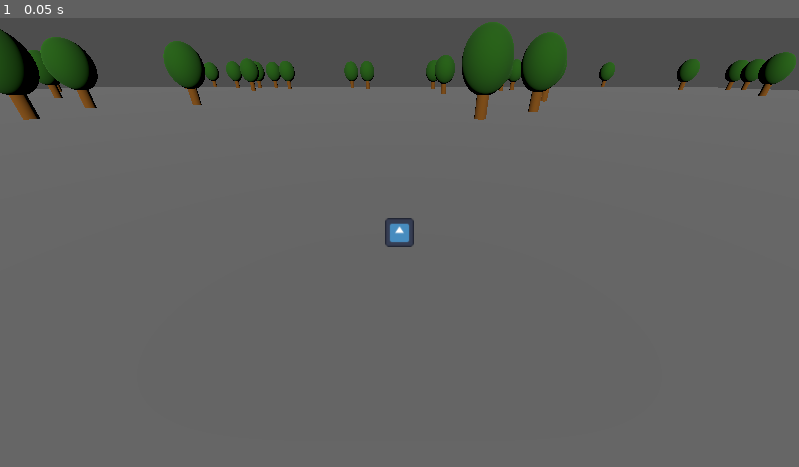
Above: before the commit, frame 1.
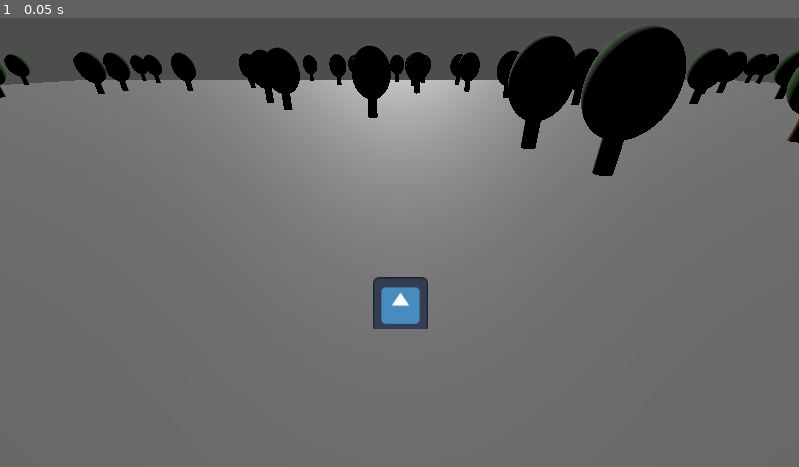
Above: after the commit, the same moment.

Repository: FablabMurat/GameJamMurat0324
Game: Godot game, scene res://terrain.tscn
Same seed, same stepped clock (60 frames per second), same inputs: the game is played once before the commit and once after it. The engine's default icon, where the game draws it, is replaced by a stand-in: a white triangle on a blue panel in a dark square.
Inputs:
- Up to frame 1 (0.05 s): no input

The runs differ from the first frame. In frame 1, 22% of the frame differs, in the area x 0-100%, y 0-70%.

Commit message:
Ajout mouvement joueur et caméra

Diff:
--- a/player.tscn
+++ b/player.tscn
@@ -1,6 +1,34 @@
-[gd_scene load_steps=3 format=3 uid="uid://nabnyuuxgolm"]
+[gd_scene load_steps=4 format=3 uid="uid://nabnyuuxgolm"]
 
 [ext_resource type="Texture2D" uid="uid://b4f73qxpfu7ab" path="res://icon.svg" id="1_bsue3"]
+
+[sub_resource type="GDScript" id="GDScript_wemyt"]
+script/source = "extends Node3D
+
+const PLAYER_SPEED = 10
+var camrot = 0.0
+
+
+func _ready():
+	$PlayerCenter/Camera3D.set_current(true)
+
+func _physics_process(delta):
+	if Input.is_action_pressed(\"move_right\"):
+		$PlayerCenter.position += delta * Vector3.RIGHT * PLAYER_SPEED
+	if Input.is_action_pressed(\"move_left\"):
+		$PlayerCenter.position += delta * Vector3.LEFT * PLAYER_SPEED
+	if Input.is_action_pressed(\"move_forward\"):
+		$PlayerCenter.position += delta * -Vector3.FORWARD * PLAYER_SPEED
+	if Input.is_action_pressed(\"move_backwards\"):
+		$PlayerCenter.position += delta * -Vector3.BACK * PLAYER_SPEED
+
+func _unhandled_input(event):
+	if event is InputEventMouseMotion:
+		if event.button_mask & (MOUSE_BUTTON_MASK_MIDDLE + MOUSE_BUTTON_MASK_RIGHT):
+			camrot += event.relative.x * 0.005
+			$PlayerCenter.set_rotation(Vector3(0, camrot, 0))
+			print(\"Camera3D Rotation: \", camrot)
+"
 
 [sub_resource type="SpriteFrames" id="SpriteFrames_hlw7m"]
 animations = [{
@@ -13,13 +41,16 @@
 "speed": 5.0
 }]
 
-[node name="Node3D" type="Node3D"]
+[node name="Player" type="Node3D"]
+script = SubResource("GDScript_wemyt")
 
-[node name="PlayerSprite3D" type="AnimatedSprite3D" parent="."]
-transform = Transform3D(0.4608, 0, 0, 0, 0.4608, 0, 0, 0, 0.4608, 0, 0, 0)
+[node name="PlayerCenter" type="Marker3D" parent="."]
+transform = Transform3D(1, 0, 0, 0, 1, 0, 0, 0, 1, 0, 0.1, 0)
+
+[node name="PlayerSprite3D" type="AnimatedSprite3D" parent="PlayerCenter"]
 billboard = 1
 sprite_frames = SubResource("SpriteFrames_hlw7m")
 
-[node name="Camera3D" type="Camera3D" parent="."]
-transform = Transform3D(-1, 0, 0, 0, 1, 0, 0, 0, 1, 0, 0.46612, 2.30446)
+[node name="Camera3D" type="Camera3D" parent="PlayerCenter"]
+transform = Transform3D(0.999994, -0.000843654, 0.00329714, -0.000880937, 0.871608, 0.490203, 0.00328738, 0.490203, -0.871602, 0, 4.9165, -5.8173)
 fov = 69.3405
--- a/project.godot
+++ b/project.godot
@@ -14,3 +14,30 @@
 run/main_scene="res://terrain.tscn"
 config/features=PackedStringArray("4.1", "Forward Plus")
 config/icon="res://icon.svg"
+
+[input]
+
+move_right={
+"deadzone": 0.5,
+"events": [Object(InputEventKey,"resource_local_to_scene":false,"resource_name":"","device":0,"window_id":0,"alt_pressed":false,"shift_pressed":false,"ctrl_pressed":false,"meta_pressed":false,"pressed":false,"keycode":0,"physical_keycode":68,"key_label":0,"unicode":0,"echo":false,"script":null)
+, Object(InputEventKey,"resource_local_to_scene":false,"resource_name":"","device":-1,"window_id":0,"alt_pressed":false,"shift_pressed":false,"ctrl_pressed":false,"meta_pressed":false,"pressed":false,"keycode":4194321,"physical_keycode":0,"key_label":0,"unicode":0,"echo":false,"script":null)
+]
+}
+move_left={
+"deadzone": 0.5,
+"events": [Object(InputEventKey,"resource_local_to_scene":false,"resource_name":"","device":0,"window_id":0,"alt_pressed":false,"shift_pressed":false,"ctrl_pressed":false,"meta_pressed":false,"pressed":false,"keycode":0,"physical_keycode":65,"key_label":0,"unicode":0,"echo":false,"script":null)
+, Object(InputEventKey,"resource_local_to_scene":false,"resource_name":"","device":-1,"window_id":0,"alt_pressed":false,"shift_pressed":false,"ctrl_pressed":false,"meta_pressed":false,"pressed":false,"keycode":4194319,"physical_keycode":0,"key_label":0,"unicode":0,"echo":false,"script":null)
+]
+}
+move_forward={
+"deadzone": 0.5,
+"events": [Object(InputEventKey,"resource_local_to_scene":false,"resource_name":"","device":0,"window_id":0,"alt_pressed":false,"shift_pressed":false,"ctrl_pressed":false,"meta_pressed":false,"pressed":false,"keycode":0,"physical_keycode":87,"key_label":0,"unicode":0,"echo":false,"script":null)
+, Object(InputEventKey,"resource_local_to_scene":false,"resource_name":"","device":-1,"window_id":0,"alt_pressed":false,"shift_pressed":false,"ctrl_pressed":false,"meta_pressed":false,"pressed":false,"keycode":4194320,"physical_keycode":0,"key_label":0,"unicode":0,"echo":false,"script":null)
+]
+}
+move_backwards={
+"deadzone": 0.5,
+"events": [Object(InputEventKey,"resource_local_to_scene":false,"resource_name":"","device":-1,"window_id":0,"alt_pressed":false,"shift_pressed":false,"ctrl_pressed":false,"meta_pressed":false,"pressed":false,"keycode":0,"physical_keycode":83,"key_label":0,"unicode":115,"echo":false,"script":null)
+, Object(InputEventKey,"resource_local_to_scene":false,"resource_name":"","device":-1,"window_id":0,"alt_pressed":false,"shift_pressed":false,"ctrl_pressed":false,"meta_pressed":false,"pressed":false,"keycode":4194322,"physical_keycode":0,"key_label":0,"unicode":0,"echo":false,"script":null)
+]
+}
--- a/terrain.tscn
+++ b/terrain.tscn
@@ -17,6 +17,7 @@
 shape = SubResource("WorldBoundaryShape3D_rj1v0")
 
 [node name="MeshInstance3D" type="MeshInstance3D" parent="StaticBody3D/CollisionShape3D"]
+transform = Transform3D(1, 0, 0, 0, 1, 0, 0, 0, 1, -0.0266652, 0.0198522, 0)
 mesh = SubResource("PlaneMesh_addom")
 skeleton = NodePath("../..")
 
@@ -30,4 +31,4 @@
 visible = false
 
 [node name="Player" parent="." instance=ExtResource("2_478pm")]
-transform = Transform3D(1, 0, 0, 0, 1, 0, 0, 0, 1, 0, 0.412602, 0)
+transform = Transform3D(1, 0, 0, 0, 1, 0, 0, 0, 1, 0, 0.412602, -7.50248)
Not shown: 1 places in terrain.tscn that only renumber resources
